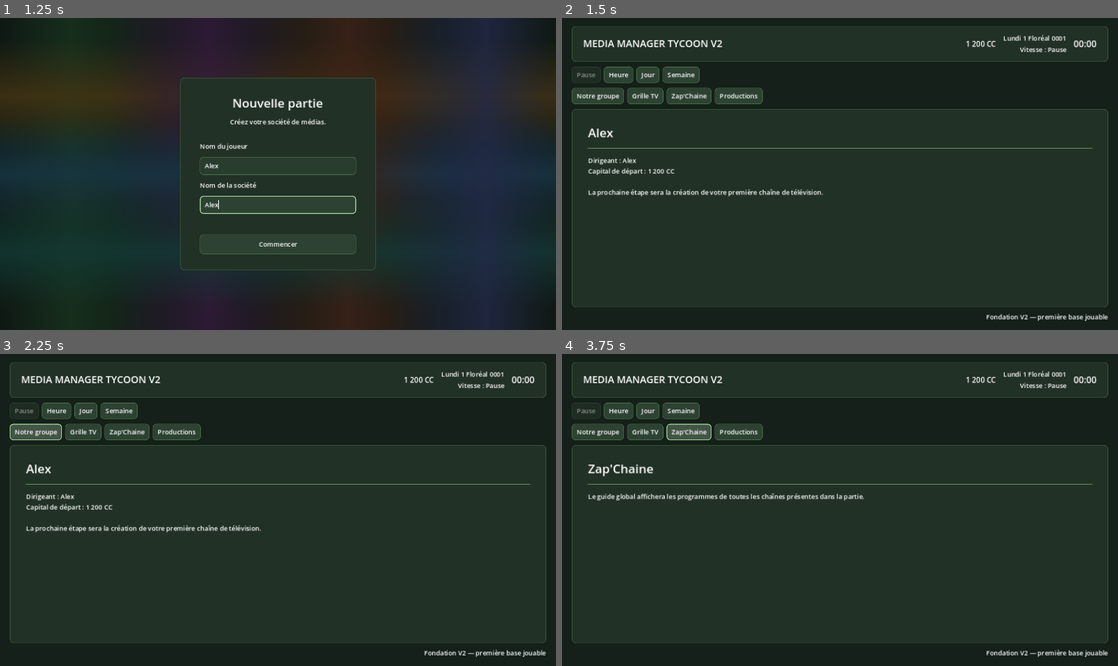
Above: before the commit, frames 1-4 (two rows, left to right).
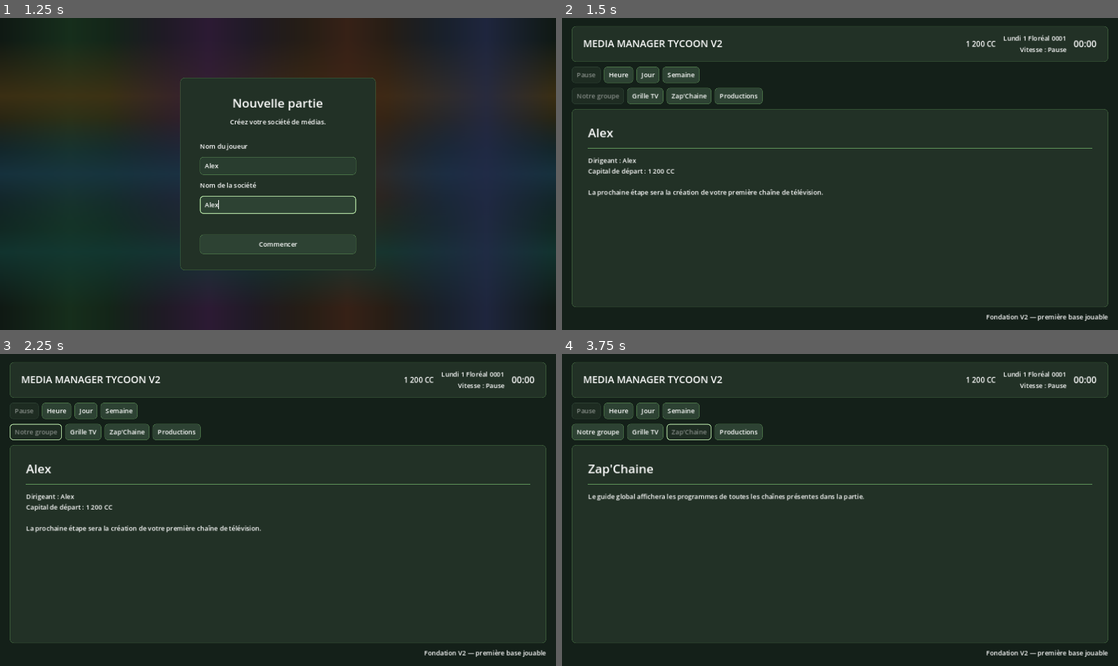
Above: after the commit, the same moments.

Repository: Adrienco69/MediaManagerTycoon_V2
Game: Godot game, scene res://scenes/main.tscn
Two runs of this game, one before a commit and one after it. Both use one fixed random seed, a clock stepped at 60 frames per second and the inputs below.
Inputs (mouse positions are in pixels of both pictures, inside the frame that each line leads up to):
- Up to frame 1 (1.25 s): click (278, 164) at 0.52 s; type "Alex" at 0.6 s; click (278, 205) at 0.75 s; type "Alex" at 0.83 s
- Up to frame 2 (1.5 s): click "Commencer" at 1.25 s
- Up to frame 3 (2.25 s): click (33, 432) at 2 s, where only the run before the commit has a clickable "Notre groupe"
- Up to frame 4 (3.75 s): click "Grille TV" at 2.75 s; click "Zap'Chaine" at 3.5 s

Frame 1 is identical in both runs. In frame 2, 0.1% of the frame differs, in the area x 1-12%, y 22-28%; in frame 3, 0.4%; in frame 4, 0.4%.

Commit message:
Grise le bouton de la page de navigation active

Diff:
--- a/scripts/main.gd
+++ b/scripts/main.gd
@@ -3,6 +3,7 @@
 const UIThemeManagerScript = preload("res://scripts/ui/ui_theme_manager.gd")
 const StartScreenGradientScript = preload("res://scripts/ui/start_screen_gradient.gd")
 const TopBarLayoutScript = preload("res://scripts/ui/top_bar_layout.gd")
+const NavigationButtonStateScript = preload("res://scripts/ui/navigation_button_state.gd")
 
 @onready var background: ColorRect = $Background
 @onready var start_screen: Control = %StartScreen
@@ -23,6 +24,10 @@
 @onready var hour_button: Button = %HourButton
 @onready var day_button: Button = %DayButton
 @onready var week_button: Button = %WeekButton
+@onready var group_button: Button = %GroupButton
+@onready var grid_button: Button = %GridButton
+@onready var zap_button: Button = %ZapButton
+@onready var production_button: Button = %ProductionButton
 @onready var page_title: Label = %PageTitle
 @onready var page_description: Label = %PageDescription
 @onready var start_title: Label = $StartScreen/Center/Panel/Margin/VBox/Title
@@ -76,10 +81,10 @@
 	day_button.pressed.connect(_on_day_pressed)
 	week_button.pressed.connect(_on_week_pressed)
 
-	%GroupButton.pressed.connect(_show_group)
-	%GridButton.pressed.connect(_show_grid)
-	%ZapButton.pressed.connect(_show_zap)
-	%ProductionButton.pressed.connect(_show_productions)
+	group_button.pressed.connect(_show_group)
+	grid_button.pressed.connect(_show_grid)
+	zap_button.pressed.connect(_show_zap)
+	production_button.pressed.connect(_show_productions)
 
 
 func _show_start_screen() -> void:
@@ -188,23 +193,36 @@
 
 
 func _show_group() -> void:
+	NavigationButtonStateScript.apply(_get_navigation_buttons(), group_button)
 	page_title.text = GameState.company_name
 	page_description.text = "Dirigeant : %s\nCapital de départ : 1 200 CC\n\nLa prochaine étape sera la création de votre première chaîne de télévision." % GameState.player_name
 
 
 func _show_grid() -> void:
+	NavigationButtonStateScript.apply(_get_navigation_buttons(), grid_button)
 	page_title.text = "Grille TV"
 	page_description.text = "Ici sera construite la grille de votre chaîne, du lundi au dimanche, avec 48 cases de 30 minutes par jour."
 
 
 func _show_zap() -> void:
+	NavigationButtonStateScript.apply(_get_navigation_buttons(), zap_button)
 	page_title.text = "Zap'Chaine"
 	page_description.text = "Le guide global affichera les programmes de toutes les chaînes présentes dans la partie."
 
 
 func _show_productions() -> void:
+	NavigationButtonStateScript.apply(_get_navigation_buttons(), production_button)
 	page_title.text = "Productions"
 	page_description.text = "Cette section accueillera les productions du groupe, leurs durées, leurs thèmes et leur avancement."
+
+
+func _get_navigation_buttons() -> Array[Button]:
+	return [
+		group_button,
+		grid_button,
+		zap_button,
+		production_button
+	]
 
 
 func _format_number(value: int) -> String:
